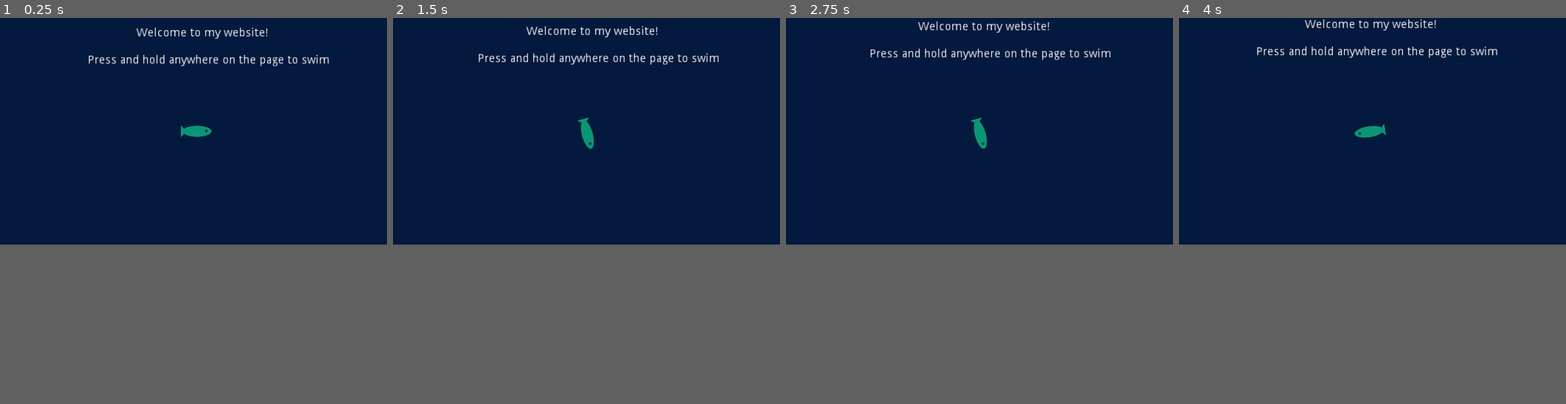
Above: before the commit, frames 1-4 (left to right).
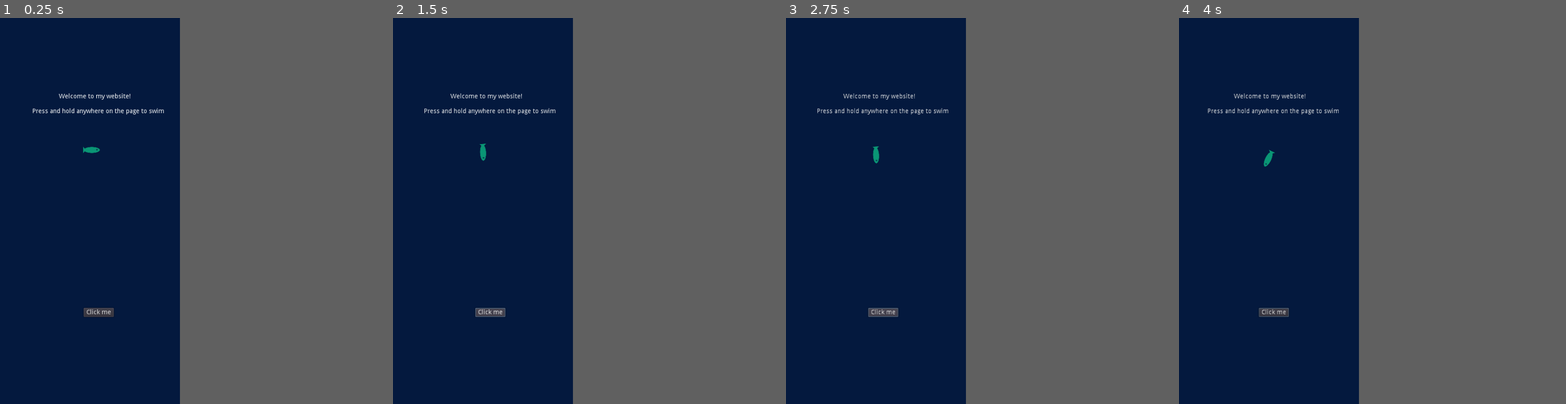
Above: after the commit, the same moments.

Repository: dchicchon/game_portfolio
Game: Godot game, scene res://Main.tscn
The game is run twice, just before and just after one commit, with the same random seed, the same clock (stepped at 60 frames per second) and the same inputs.
Inputs (mouse positions are in pixels of both pictures, inside the frame that each line leads up to):
- Up to frame 1 (0.25 s): no input
- Up to frame 2 (1.5 s): click (605, 191) at 0.5 s, where only the run after the commit has a clickable "Click me"; click (601, 191) at 1.25 s, where only the run after the commit has a clickable "Click me"
- Up to frame 3 (2.75 s): click (994, 191) at 2 s, where only the run after the commit has a clickable "Click me"
- Up to frame 4 (4 s): move the mouse to (1457, 118) at 2.77 s; click (1457, 118) at 2.92 s; move the mouse to (1295, 141) at 3.52 s; click (1295, 141) at 3.67 s
In our replay, the window is 800x469 before the commit and 372x799 after it. These sizes can differ from the game's own. Grey fills any space a smaller window leaves; there, only what the larger window draws over its background counts as a difference.

The runs differ from the first frame. In frame 1, 1.7% of the frame differs, in the area x 8-85%, y 2-78%; in frame 2, 1.7%; in frame 3, 1.7%; in frame 4, 1.7%.

Commit message:
add update files

Diff:
--- /dev/null
+++ b/portfolio_godot/Main.gd
@@ -0,0 +1,19 @@
+extends Node2D
+
+
+var test = Vector2(1080.0, 1080.0)
+
+func _ready():
+	var viewport_x = get_viewport().size.x
+	var viewport_y = get_viewport().size.y
+	print(viewport_x)
+	print(viewport_y)
+	var MOBILE_SCALE = 1
+	var DESKTOP_SCALE = 2
+	# get current screen size
+	if viewport_x < 760:
+		print('using mobile')
+		get_tree().set_screen_stretch(SceneTree.STRETCH_MODE_DISABLED, SceneTree.STRETCH_ASPECT_IGNORE, test, MOBILE_SCALE);
+	else:
+		print('using desktop')
+		get_tree().set_screen_stretch(SceneTree.STRETCH_MODE_DISABLED, SceneTree.STRETCH_ASPECT_IGNORE, test, DESKTOP_SCALE);
--- a/portfolio_godot/Main.tscn
+++ b/portfolio_godot/Main.tscn
@@ -1,10 +1,12 @@
-[gd_scene load_steps=4 format=2]
+[gd_scene load_steps=5 format=2]
 
 [ext_resource path="res://Background.tscn" type="PackedScene" id=1]
 [ext_resource path="res://Player.tscn" type="PackedScene" id=2]
+[ext_resource path="res://Main.gd" type="Script" id=3]
 [ext_resource path="res://Link.tscn" type="PackedScene" id=4]
 
 [node name="Game" type="Node2D"]
+script = ExtResource( 3 )
 
 [node name="Background" parent="." instance=ExtResource( 1 )]
 position = Vector2( 788, 0 )
@@ -24,10 +26,10 @@
 editor_draw_limits = true
 
 [node name="Control" parent="." instance=ExtResource( 4 )]
-margin_left = 421.0
-margin_top = 936.0
-margin_right = 421.0
-margin_bottom = 936.0
+margin_left = 465.0
+margin_top = 646.0
+margin_right = 465.0
+margin_bottom = 646.0
 
 [node name="Label" type="Label" parent="."]
 margin_left = 351.0
--- a/portfolio_godot/project.godot
+++ b/portfolio_godot/project.godot
@@ -16,9 +16,9 @@
 
 [display]
 
-window/stretch/mode="2d"
-window/stretch/aspect="expand"
-window/stretch/shrink=2.18
+window/size/width=400
+window/size/height=860
+window/handheld/orientation="portrait"
 
 [global]
 
Not shown, changed: portfolio_godot/export/index.html
Not shown, changed: portfolio_godot/export/index.pck
